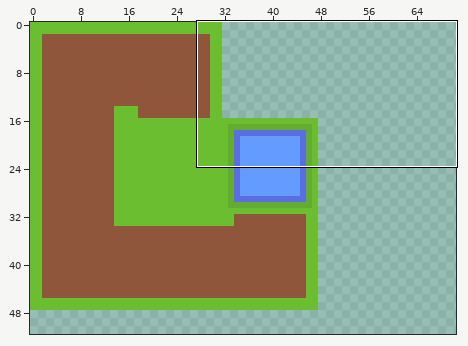
Sprite sheet -- Assets/Graphics/Sprites/Landscape/PlaceholderTilemap.png. The first picture is a wide view before the edit; the outline marks the close-up.
Close-up. Before the edit:
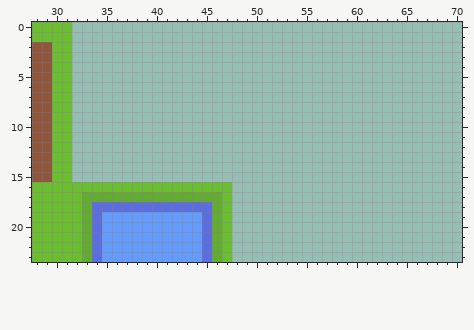
The file is 160x160 pixels. Shown: x 28..70, y 0..23. The wide view leaves out empty margins.
The same view after the edit:
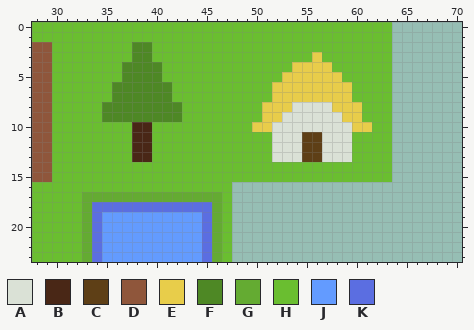
Palette (. is transparent): A #dae1d6  B #492716  C #5e3f16  D #8f563b  E #e8cd4a  F #4e8825  G #64ab32  H #6abe30  J #639bff  K #5b6ee1
Changes in this commit:
y 0..1: x 32..63 ................................ -> HHHHHHHHHHHHHHHHHHHHHHHHHHHHHHHH
y 2: x 32..63 ................................ -> HHHHHHFFHHHHHHHHHHHHHHHHHHHHHHHH
y 3: x 32..63 ................................ -> HHHHHHFFHHHHHHHHHHHHHHHHEHHHHHHH
y 4: x 32..63 ................................ -> HHHHHFFFFHHHHHHHHHHHHHEEEEHHHHHH
y 5: x 32..63 ................................ -> HHHHHFFFFHHHHHHHHHHHHEEEEEEHHHHH
y 6..7: x 32..63 ................................ -> HHHHFFFFFFHHHHHHHHHHEEEEEEEEHHHH
y 8: x 32..63 ................................ -> HHHFFFFFFFFHHHHHHHHEEEAAAAEEEHHH
y 9: x 32..63 ................................ -> HHHFFFFFFFFHHHHHHHHEEAAAAAAEEHHH
y 10: x 32..63 ................................ -> HHHHHHBBHHHHHHHHHHEEAAAAAAAAEEHH
y 11..13: x 32..63 ................................ -> HHHHHHBBHHHHHHHHHHHHAAACCAAAHHHH
y 14..15: x 32..63 ................................ -> HHHHHHHHHHHHHHHHHHHHHHHHHHHHHHHH
